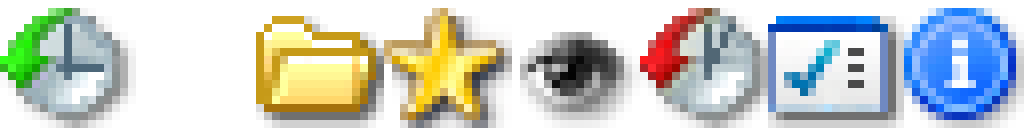
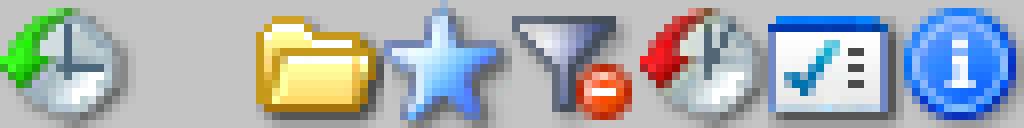
Two versions of the same layered image (1024x128). Layer-by-layer changes:
added layer "ViewAll_bullet" above "ViewAll_border" over [576,64,632,120]
renamed "ViewAll" to "ViewAll_border", painted on it over [512,16,624,112]
added layer "ViewAll_bg" above "Favs" over [520,24,608,104]
painted on "Favs" over [384,0,512,128]
renamed "Ebene 9" to "Ebene 3", showed it, painted on it over [0,0,1024,128]
renamed "Ebene 1 Kopie" to "Ebene 2", showed it, painted on it over [0,0,1024,128]
showed "Ebene 1", painted on it over [0,0,1024,128]
